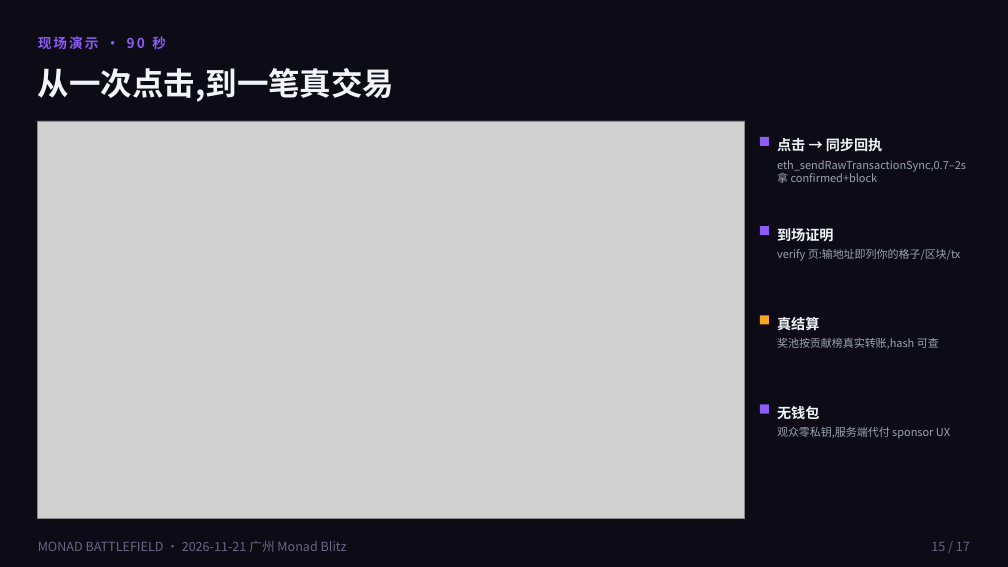
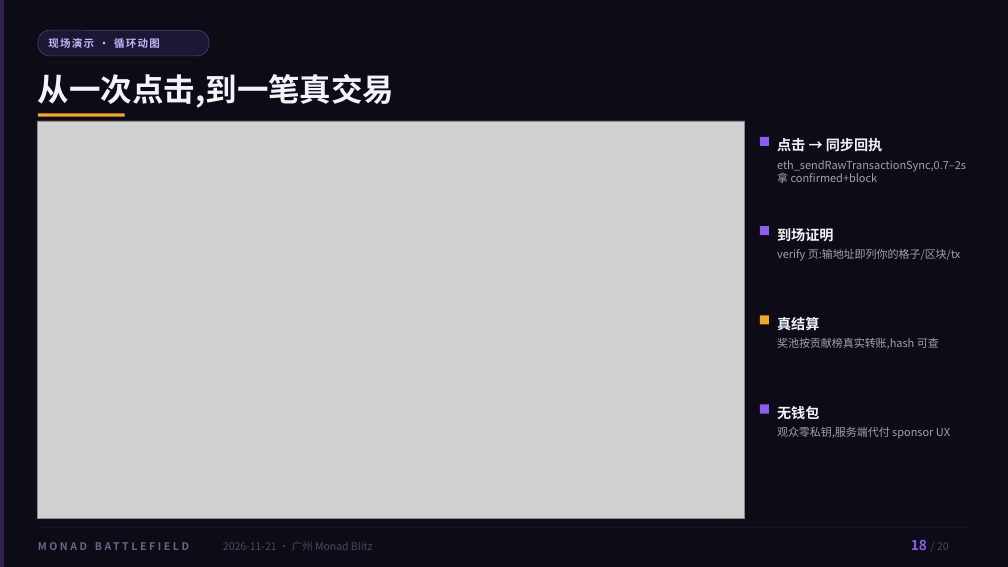
Before and after one commit to NaIWaniubi/monad-battlefield, a slide deck: slide 18 of deck/monad-battlefield.pptx (slide 15 before the commit). Drawn at 1008x567 pixels with LibreOffice and Linux fonts; fonts in the diff are those of the drawing; grey boxes stand for pictures. Boxes give left, top, right and bottom in pixels: in the first picture for what was removed or moved away, otherwise in the second. Text is boxed around its words. In the diff, an @@ line names an element or a change of style, - is before the commit and + after.

Commit message:
sync final: 落格 Alight deck (18→20 slides, GIF demos, Monad slide), crowd/demo build, loop GIFs

```diff
--- a/deck/monad-battlefield.pptx
+++ b/deck/monad-battlefield.pptx
@@ rectangle added at [0, 0, 5, 567], fill #8B5CF6 at 28% opacity @@
@@ rounded rectangle added at [38, 30, 209, 56], fill #1F1936 at 88% opacity, outline #4A3F73 0.6 pt @@
@@ text at [48, 38, 160, 48]: text changed; size 13 to 10 pt; text colour #8B5CF6 to #C4B5FD @@
-现场演示 · 90 秒
+现场演示 · 循环动图
@@ text "从一次点击,到一笔真交易": place and size @@
-text "从一次点击,到一笔真交易" at [38, 68, 395, 102]
+text "从一次点击,到一笔真交易" at [38, 74, 395, 108]
@@ rectangle added at [38, 113, 125, 116], fill #F5A623 @@
@@ rectangle added at [38, 528, 970, 529], fill #322A52 at 75% opacity @@
@@ text added at [38, 535, 219, 557], 10 pt, text #6B6485, bold @@
+MONAD BATTLEFIELD
@@ text added at [911, 539, 927, 550], 13 pt, text #8B5CF6, bold @@
+18
@@ text at [223, 542, 373, 550]: text changed; size 12 to 10 pt; text colour #6B6485 to #4E4762 @@
-MONAD BATTLEFIELD · 2026-11-21 广州 Monad Blitz
+2026-11-21 · 广州 Monad Blitz
@@ text removed at [931, 542, 970, 551] @@
-15 / 17
@@ text added at [937, 542, 949, 550], 10 pt, text #4E4762 @@
+/ 20
```
Also in this commit, not shown: 15 other slides changed, 4 slides added, 1 slide removed, 4 other files.
